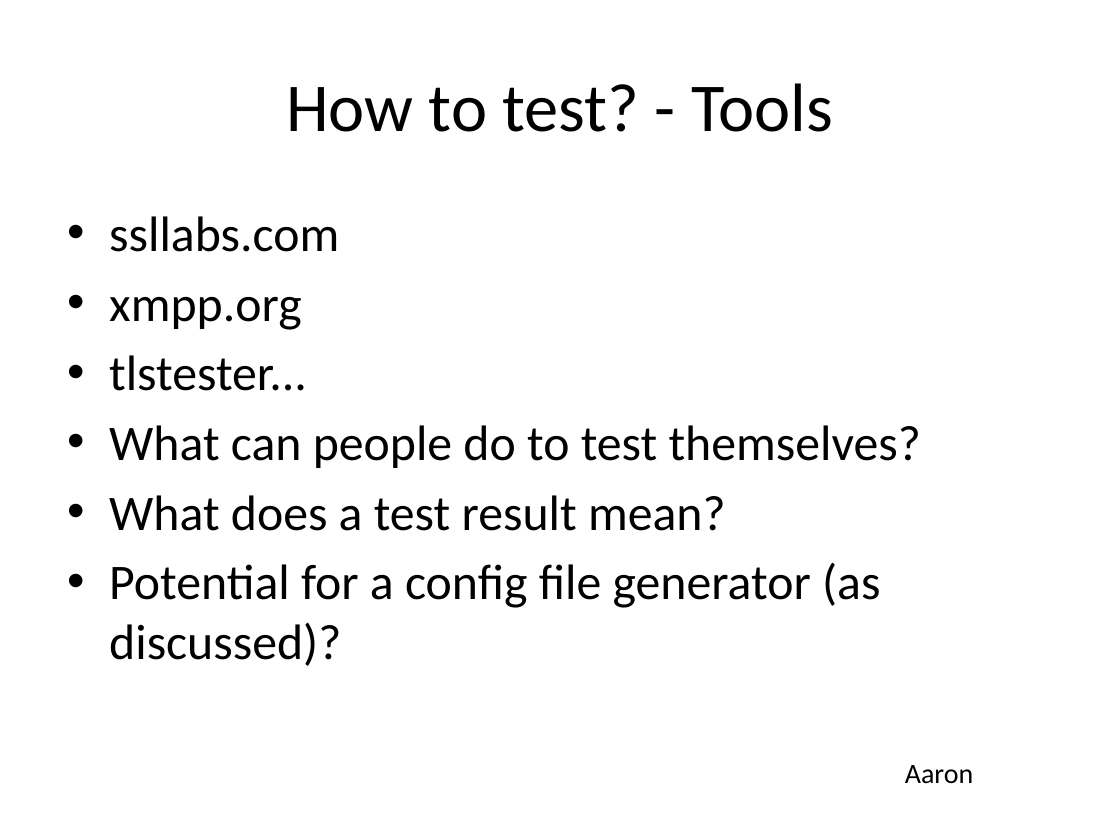
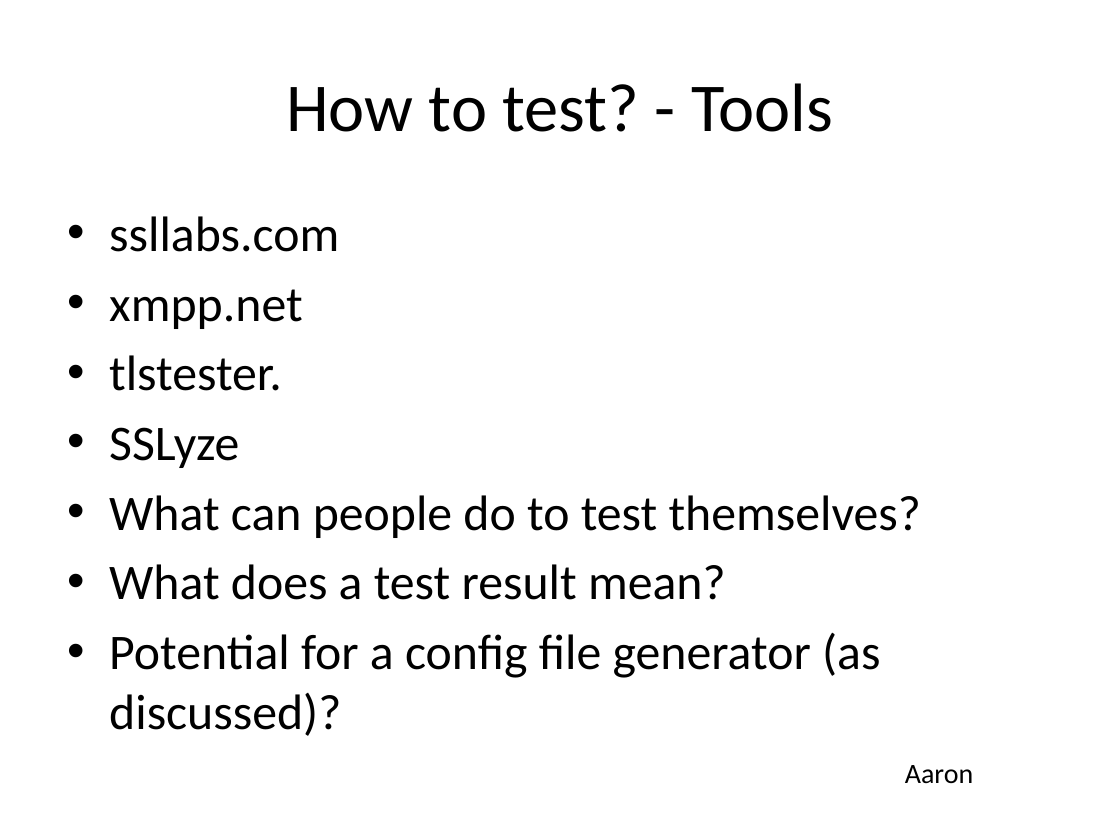
Before and after one commit to BetterCrypto/Applied-Crypto-Hardening, a slide deck: slide 33 of presentations/20131122-Deepsec-ACH project.pptx (slide 29 before the commit). Drawn at 1120x840 pixels with LibreOffice and Linux fonts; fonts in the diff are those of the drawing. Boxes give left, top, right and bottom in pixels: in the first picture for what was removed or moved away, otherwise in the second. Text is boxed around its words. In the diff, an @@ line names an element or a change of style, - is before the commit and + after.

```diff
--- a/presentations/20131122-Deepsec-ACH project.pptx
+++ b/presentations/20131122-Deepsec-ACH project.pptx
@@ text at bbox=[109, 289, 302, 468]: text changed @@
-• xmpp.org
-• tlstester...
+• xmpp.net
+• tlstester.
+• SSLyze
```
Also in this commit, not shown: 12 other slides changed, 7 slides added.
